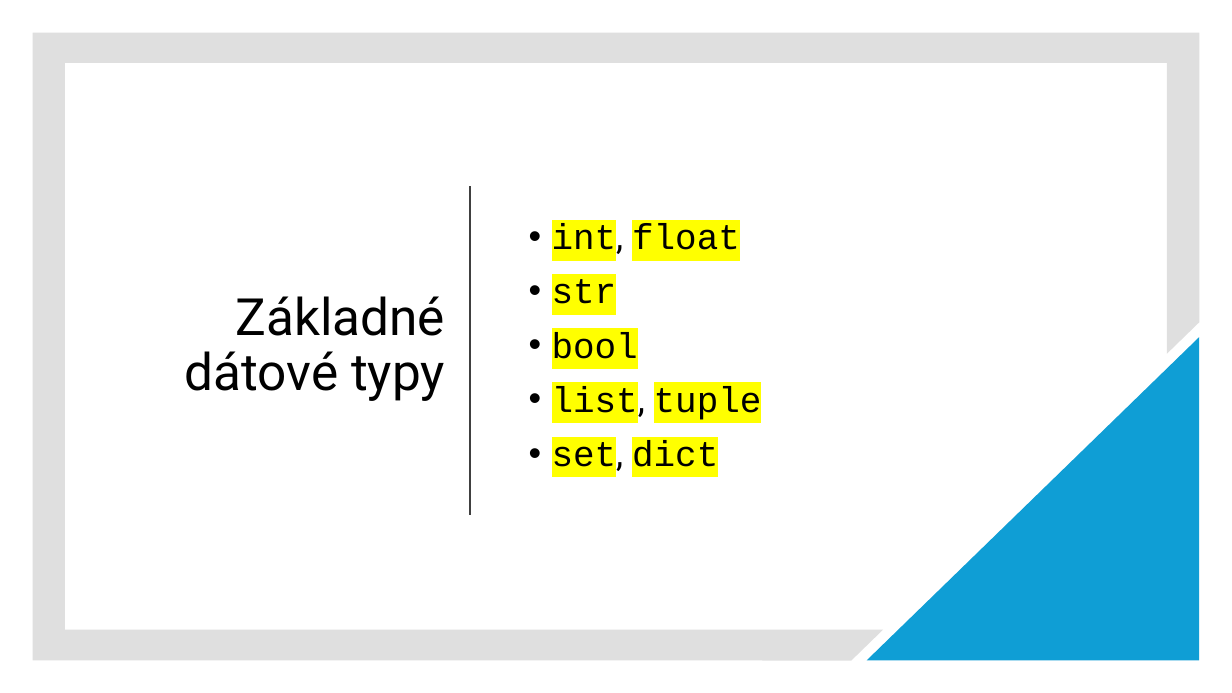
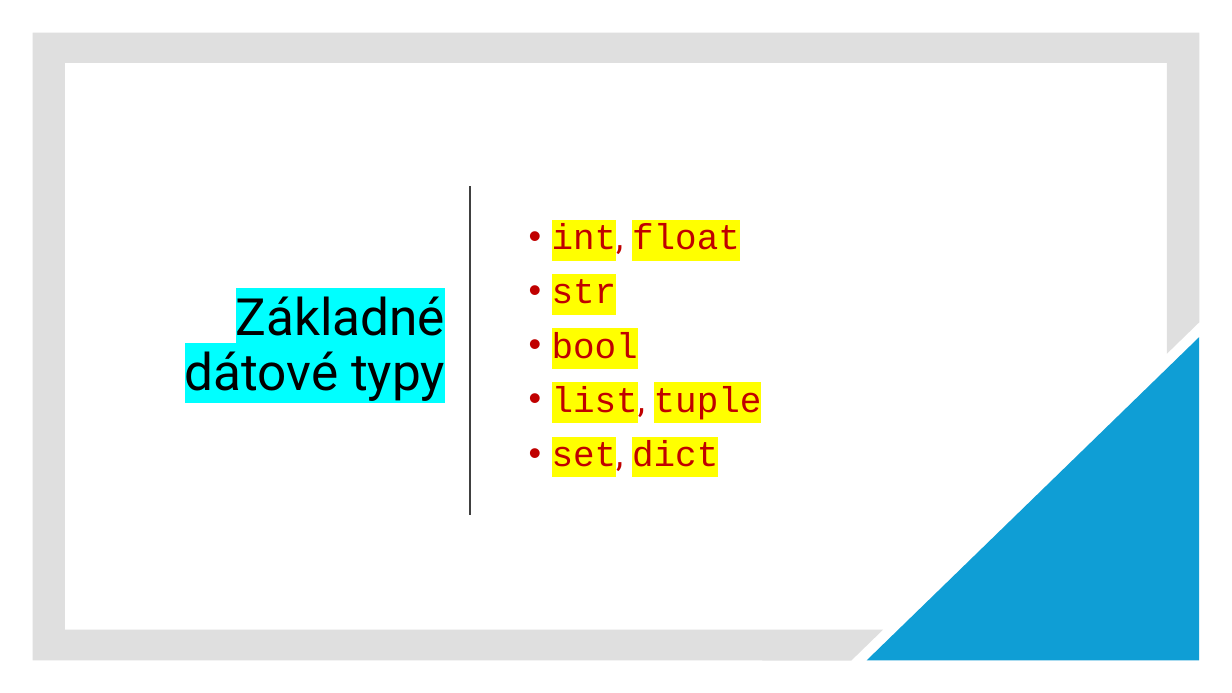
Before and after one commit to wagjo/oop, a slide deck: slide 4 of prezentacie/p02w.pptx. Drawn at 1232x693 pixels with LibreOffice and Linux fonts; fonts in the diff are those of the drawing. Boxes give left, top, right and bottom in pixels: in the first picture for what was removed or moved away, otherwise in the second. Text is boxed around its words. In the diff, an @@ line names an element or a change of style, - is before the commit and + after.

```diff
--- a/prezentacie/p02w.pptx
+++ b/prezentacie/p02w.pptx
@@ title "Základné dátové typy" at [185,296,445,401]: highlight none to #00FFFF @@
@@ text "int, float" at [552,224,762,477]: text colour #000000 to #C00000 @@
```
Also in this commit, not shown: 5 other slides changed, 2 other files.
